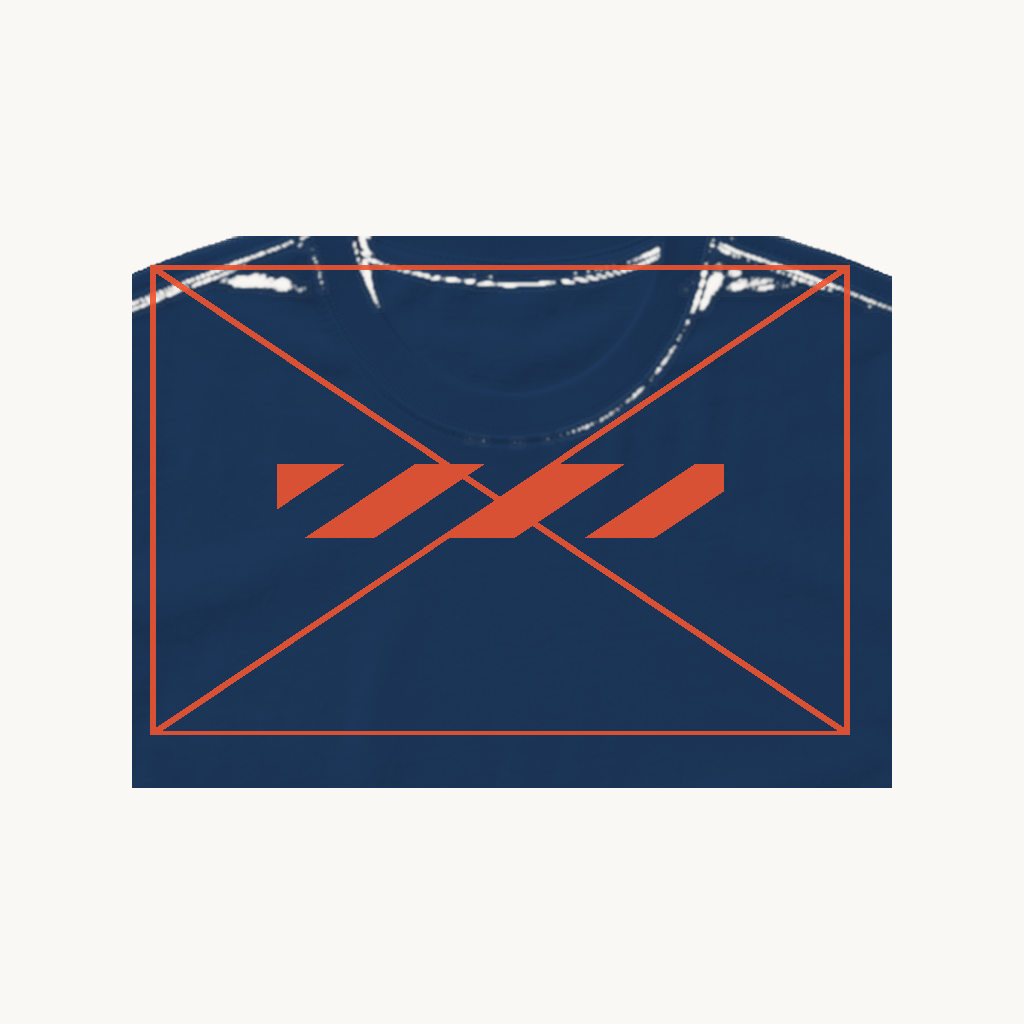
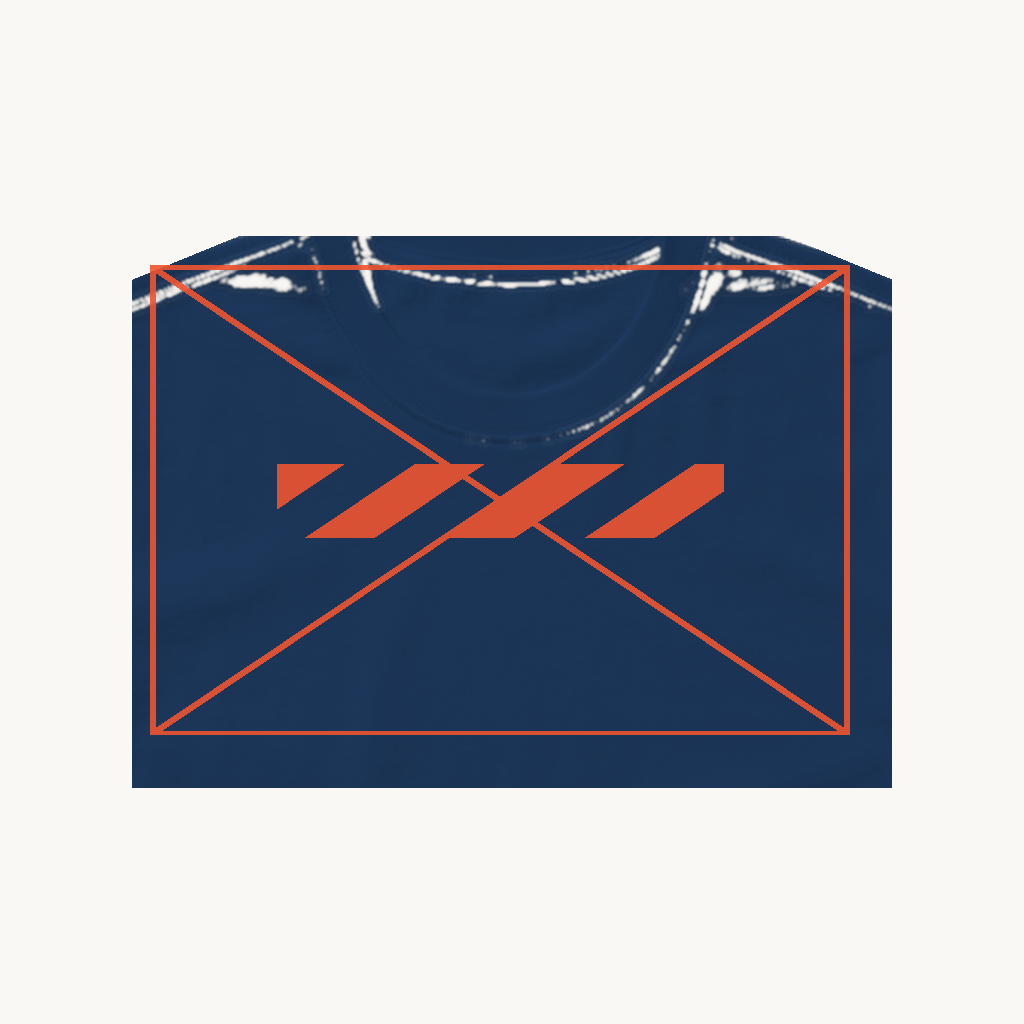
The second (1024, 1024) image is a revision of the first. Changes to its layers:
painted on "10 Product Base - tshirt - navy - neck-label" over (x1=132, y1=236, x2=892, y2=280)